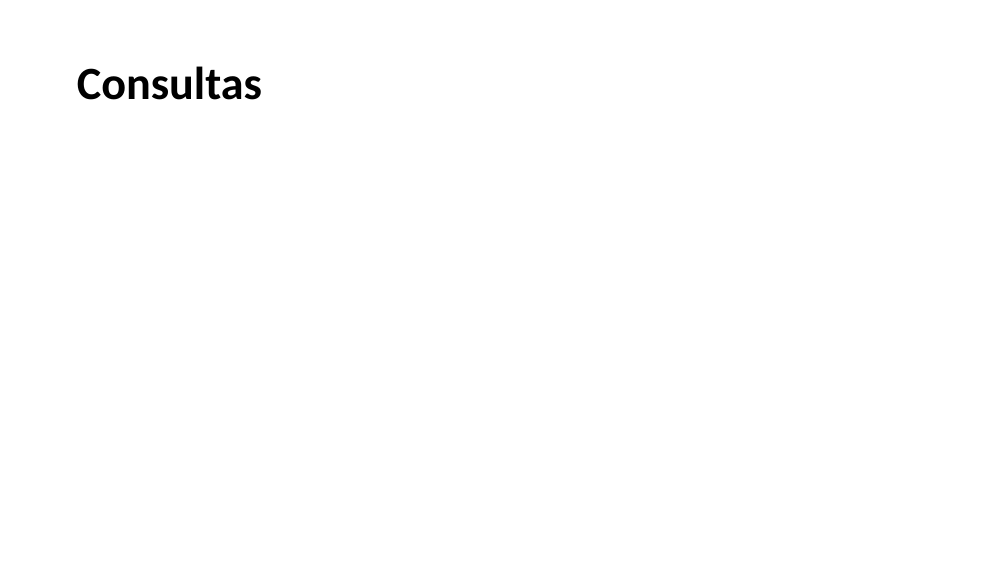
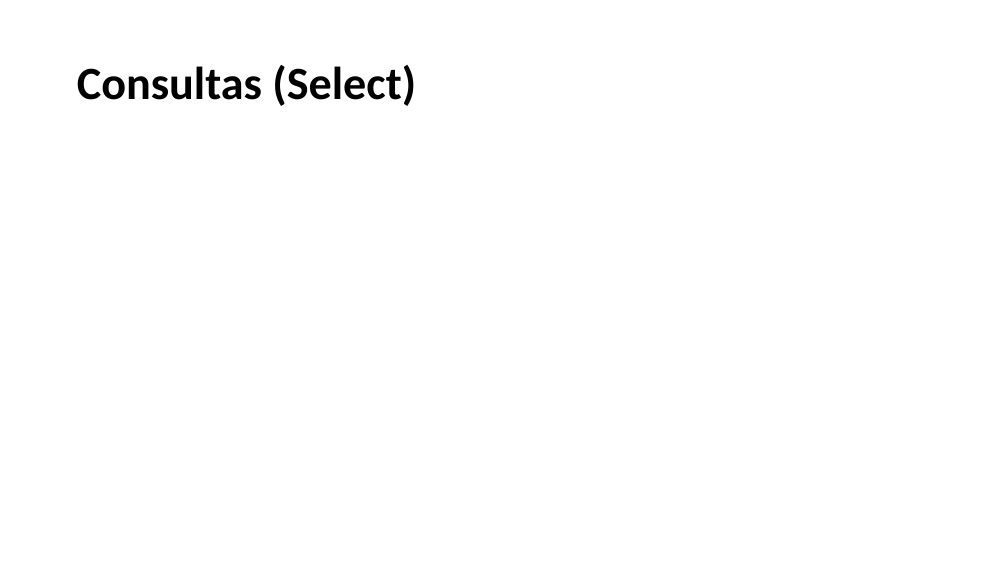
Before and after one commit to GabrielVictorino8266/projeto-integrador-grupo06, a slide deck: slide 12 of sprint5/banco de dados/Sprint05.pptx (slide 11 before the commit). Drawn at 1008x567 pixels with LibreOffice and Linux fonts; fonts in the diff are those of the drawing. Boxes give left, top, right and bottom in pixels: in the first picture for what was removed or moved away, otherwise in the second. Text is boxed around its words. In the diff, an @@ line names an element or a change of style, - is before the commit and + after.

```diff
--- a/sprint5/banco de dados/Sprint05.pptx
+++ b/sprint5/banco de dados/Sprint05.pptx
@@ title at box(77, 65, 416, 106): text changed @@
-Consultas
+Consultas (Select)
```
Also in this commit, not shown: 4 other slides changed, 1 slide added, 1 other file.
